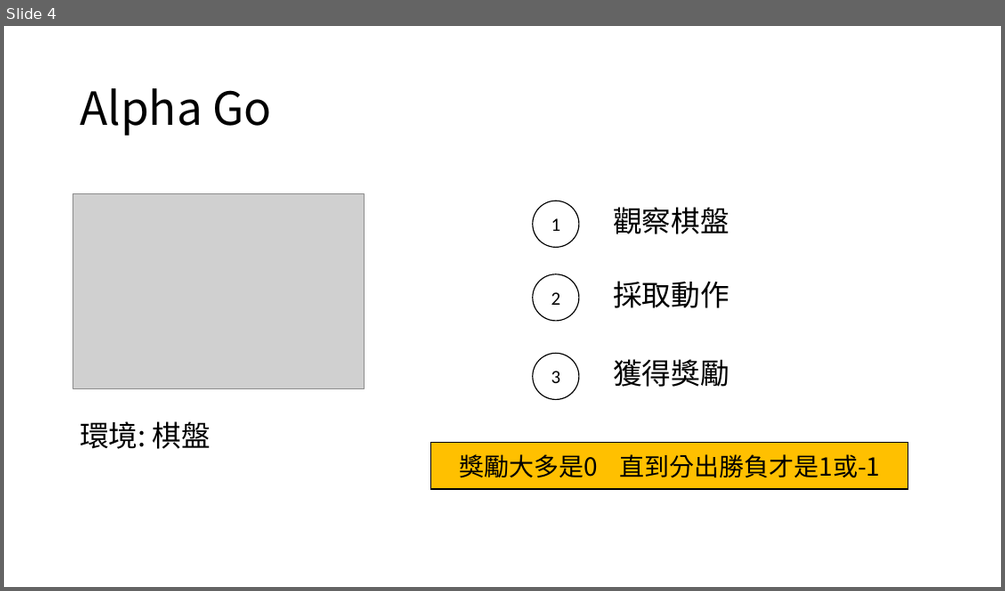
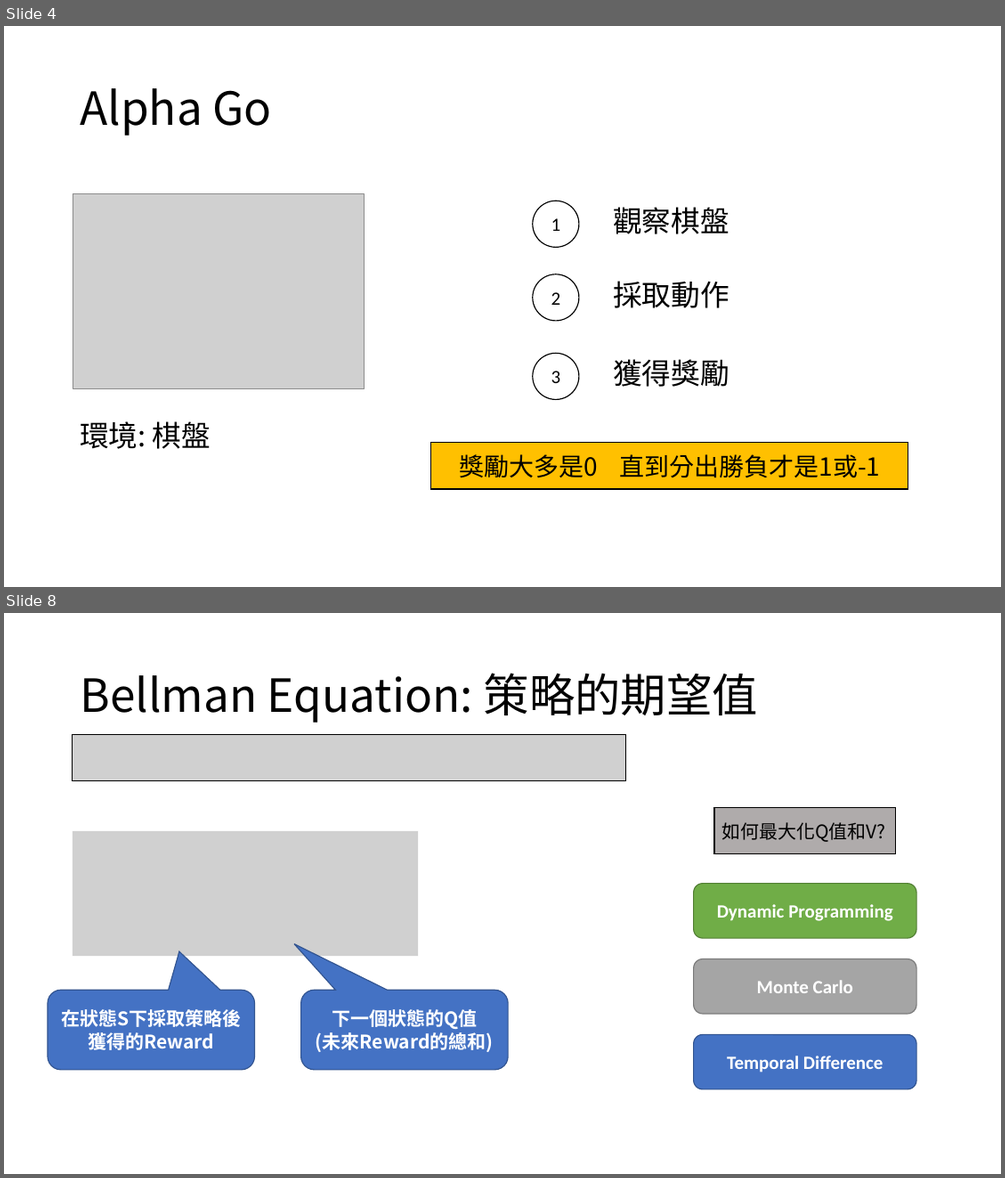
Before and after one commit to 312707047/Dino-Run-with-Rainbow-DQN, a slide deck: 107302002.pptx. Shown one above the other, each under a label of ours: slide 4 before the commit, slides 4 and 8 after it; the slides between them are not shown. The pictures are 1005x591 and 1005x1178 pixels, drawn with LibreOffice and Linux fonts; fonts in the diff are those of the drawing; grey boxes stand for pictures. Boxes give left, top, right and bottom in pixels: in the first picture for what was removed or moved away, otherwise in the second. Text is boxed around its words. In the diff, an @@ line names an element or a change of style, - is before the commit and + after.

```diff
--- a/107302002.pptx
+++ b/107302002.pptx
@@ slide 8 added at box(4, 613, 1001, 1174), background #FFFFFF @@
@@ title added at box(80, 673, 758, 722), 44 pt, text #000000 @@
+Bellman Equation: 策略的期望值
@@ picture added at box(73, 735, 626, 781) @@
@@ rectangle added at box(714, 807, 896, 854), fill #AFABAB, outline #000000 1 pt, 18 pt, text #000000 @@
+如何最大化Q值和V?
@@ picture added at box(73, 831, 418, 957) @@
@@ rounded rectangle added at box(694, 884, 916, 938), fill #70AD47, outline #538035 1 pt, 18 pt, text #FFFFFF, bold @@
+Dynamic Programming
@@ rounded rectangle added at box(694, 959, 916, 1013), fill #A5A5A5, outline #7A7A7A 1 pt, 18 pt, text #FFFFFF, bold @@
+Monte Carlo
@@ rounded speech box added at box(48, 989, 254, 1070), fill #4472C4, outline #325491 1 pt, 18 pt, text #FFFFFF, bold @@
+在狀態S下採取策略後獲得的Reward
@@ rounded speech box added at box(301, 989, 508, 1070), fill #4472C4, outline #325491 1 pt, 18 pt, text #FFFFFF, bold @@
+下一個狀態的Q值
+(未來Reward的總和)
@@ rounded rectangle added at box(694, 1035, 916, 1089), fill #4472C4, outline #325491 1 pt, 18 pt, text #FFFFFF, bold @@
+Temporal Difference
```
Also in this commit, not shown: 3 slides changed, 7 other slides added, 22 other files.
